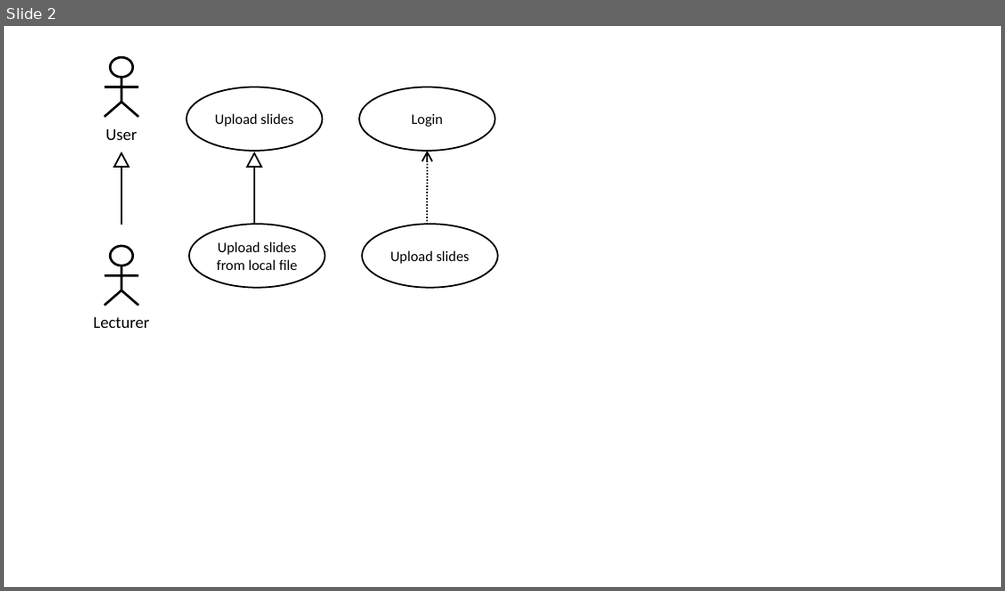
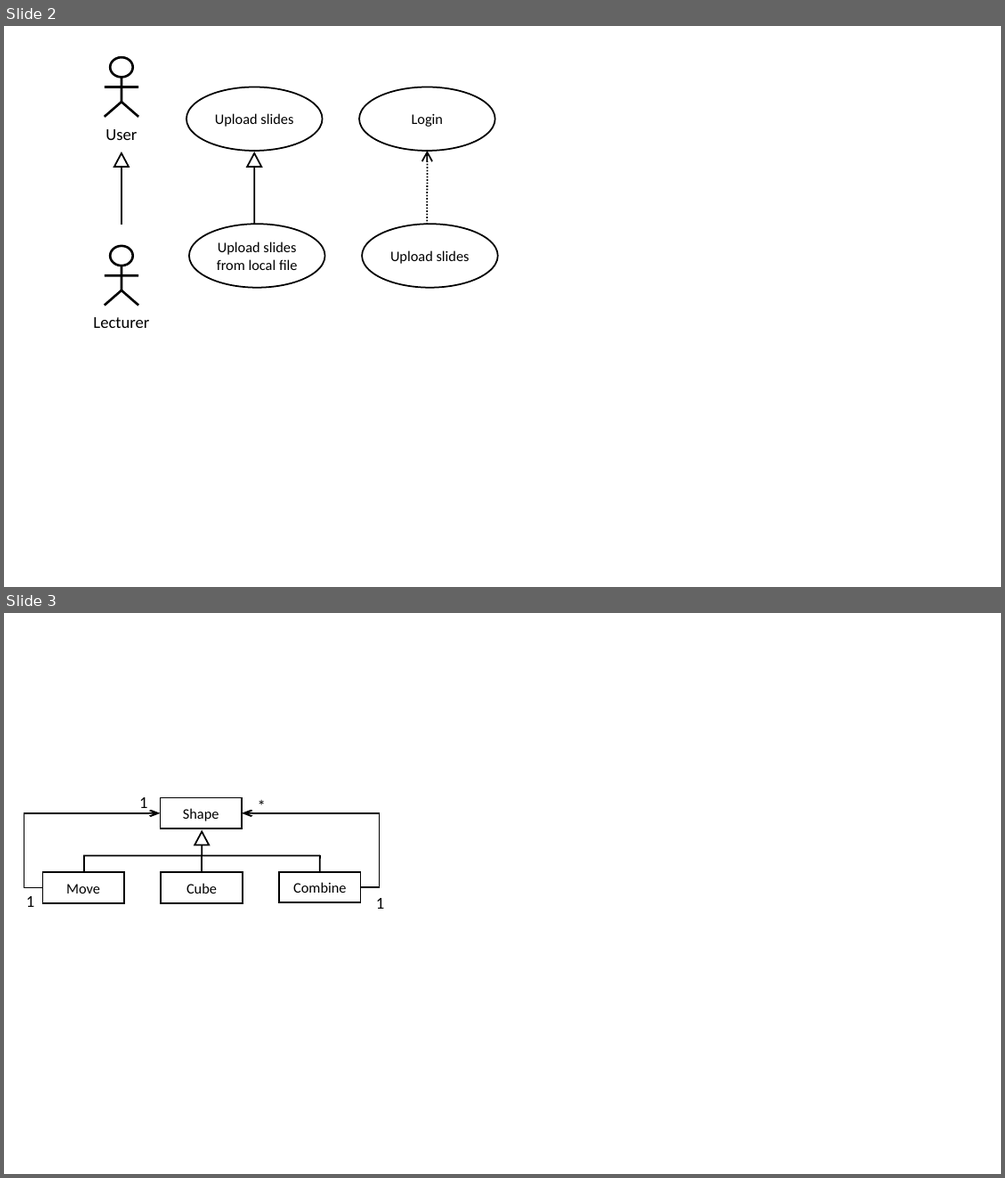
Before and after one commit to tpetricek/teaching, a slide deck: software-engineering/slides/uml.pptx. Shown one above the other, each under a label of ours: slide 2 before the commit, slides 2 and 3 after it. The pictures are 1005x591 and 1005x1178 pixels, drawn with LibreOffice and Linux fonts; fonts in the diff are those of the drawing. Boxes give left, top, right and bottom in pixels: in the first picture for what was removed or moved away, otherwise in the second. Text is boxed around its words. In the diff, an @@ line names an element or a change of style, - is before the commit and + after.

```diff
--- a/software-engineering/slides/uml.pptx
+++ b/software-engineering/slides/uml.pptx
@@ slide 3 added at (4, 613, 1001, 1174), background #FFFFFF @@
@@ text added at (139, 797, 147, 808), 16 pt, text #000000 @@
+1
@@ rectangle added at (161, 798, 242, 828), fill #FFFFFF, outline #000000 1.5 pt, 14 pt, text #000000 @@
+Shape
@@ text added at (250, 792, 269, 819), 16 pt, text #000000 @@
+*
@@ elbow arrow added from (43, 887) to (161, 813), #000000 1.5 pt @@
@@ elbow arrow added from (361, 887) to (242, 813), #000000 1.5 pt @@
@@ triangle added at (194, 831, 209, 844), fill #FFFFFF, outline #000000 1.5 pt @@
@@ line added from (202, 856) to (202, 839), #000000 1.5 pt @@
@@ rectangle added at (43, 873, 124, 903), fill #FFFFFF, outline #000000 1.5 pt, 14 pt, text #000000 @@
+Move
@@ line added from (83, 855) to (320, 855), #000000 1.5 pt @@
@@ line added from (84, 873) to (84, 855), #000000 1.5 pt @@
@@ rectangle added at (161, 873, 243, 903), fill #FFFFFF, outline #000000 1.5 pt, 14 pt, text #000000 @@
+Cube
@@ line added from (202, 873) to (202, 855), #000000 1.5 pt @@
@@ rectangle added at (279, 872, 361, 902), fill #FFFFFF, outline #000000 1.5 pt, 14 pt, text #000000 @@
+Combine
@@ line added from (320, 873) to (320, 855), #000000 1.5 pt @@
@@ text added at (26, 896, 34, 907), 16 pt, text #000000 @@
+1
@@ text added at (376, 898, 384, 908), 16 pt, text #000000 @@
+1
```
Also in this commit, not shown: 4 other slides added, 23 other files.
